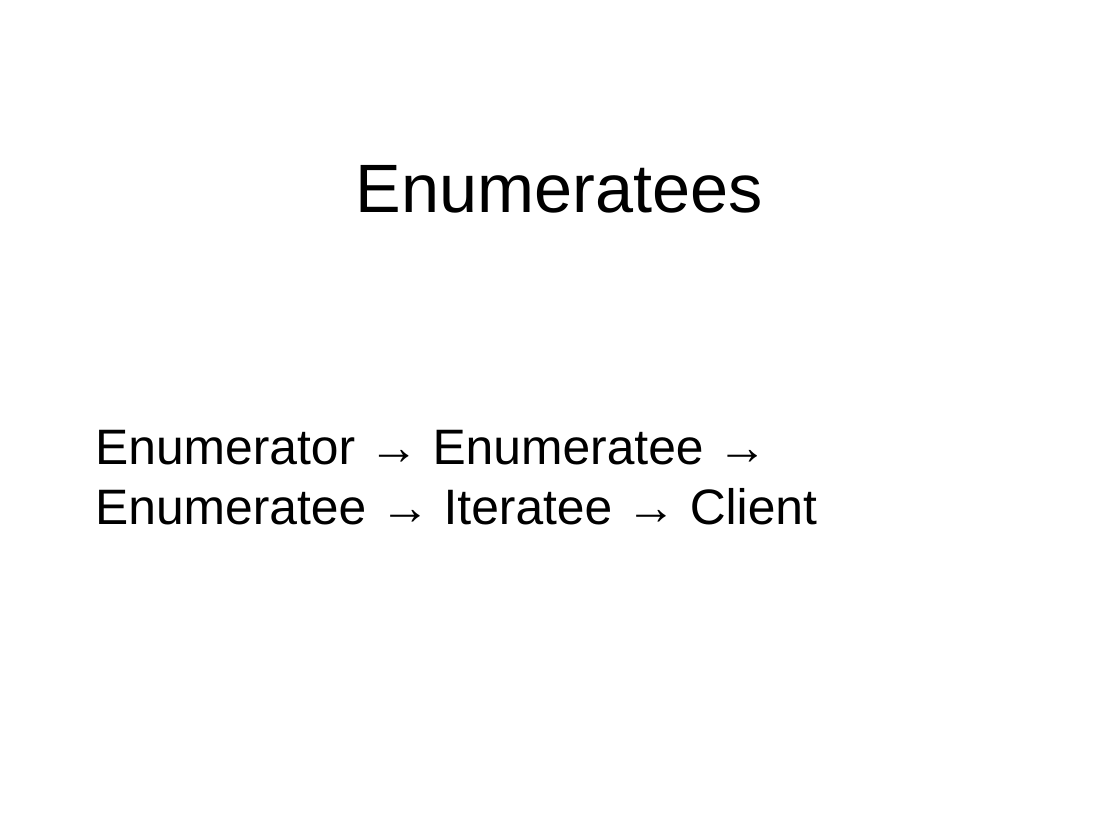
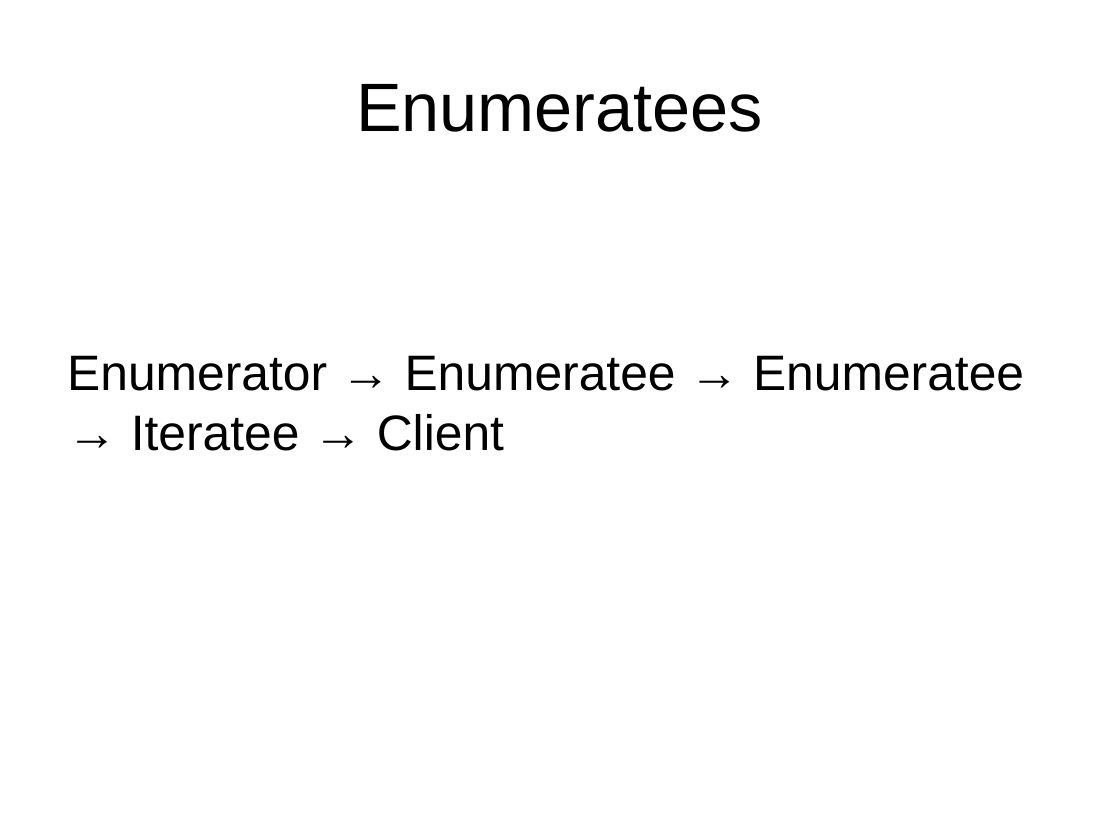
Before and after one commit to oscarrenalias/wjax-2012-play-async-apps, a slide deck: slide 15 of presentation/Asynchronous web apps with Play Framework 2.0.potx (slide 11 before the commit). Drawn at 1120x840 pixels with LibreOffice and Linux fonts; fonts in the diff are those of the drawing; background and template pictures are left out. Boxes give left, top, right and bottom in pixels: in the first picture for what was removed or moved away, otherwise in the second. Text is boxed around its words. In the diff, an @@ line names an element or a change of style, - is before the commit and + after.

```diff
--- a/presentation/Asynchronous web apps with Play Framework 2.0.potx
+++ b/presentation/Asynchronous web apps with Play Framework 2.0.potx
@@ title "Enumeratees": place and size @@
-title "Enumeratees" at (356,165,763,213)
+title "Enumeratees" at (356,84,763,132)
@@ text "Enumerator → Enumeratee → Enumeratee ..." rewrapped from (95,429,817,525) to (67,355,1024,451) @@
```
Also in this commit, not shown: 8 other slides changed, 10 slides added, 5 slides removed.
